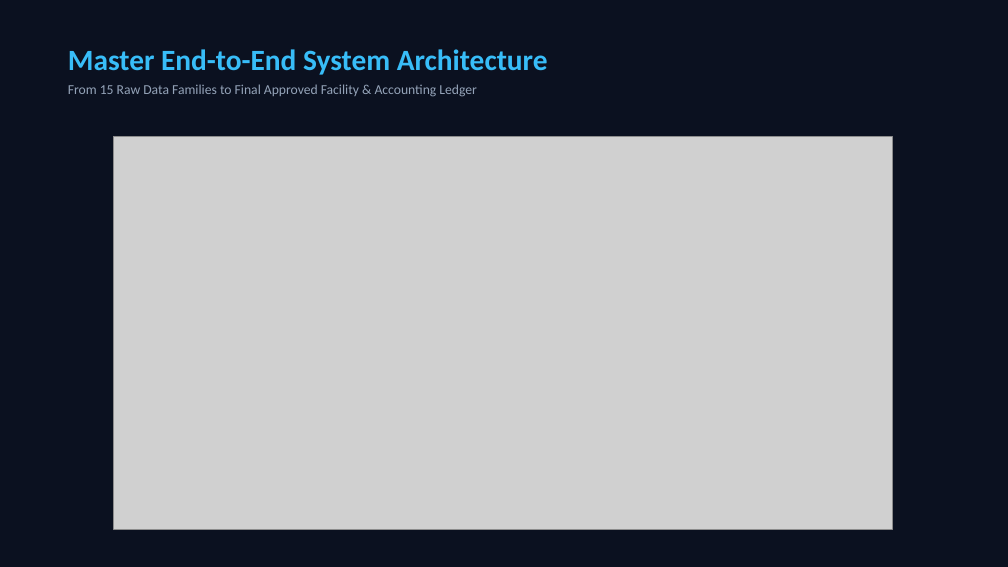
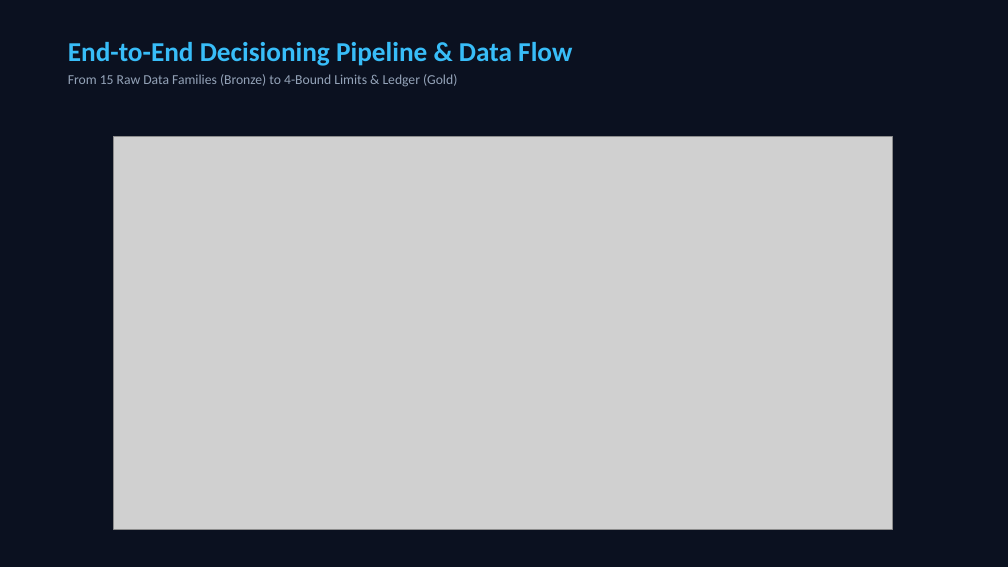
Before and after one commit to khayam1064/AI-CREDIT-SCORING, a slide deck: slide 4 of AI_Credit_Scoring_Conference_Master_Presentation.pptx (slide 3 before the commit). Drawn at 1008x567 pixels with LibreOffice and Linux fonts; fonts in the diff are those of the drawing; grey boxes stand for pictures. Boxes give left, top, right and bottom in pixels: in the first picture for what was removed or moved away, otherwise in the second. Text is boxed around its words. In the diff, an @@ line names an element or a change of style, - is before the commit and + after.

```diff
--- a/AI_Credit_Scoring_Conference_Master_Presentation.pptx
+++ b/AI_Credit_Scoring_Conference_Master_Presentation.pptx
@@ text at [68,42,572,87]: text changed @@
-Master End-to-End System Architecture
-From 15 Raw Data Families to Final Approved Facility & Accounting Ledger
+End-to-End Decisioning Pipeline & Data Flow
+From 15 Raw Data Families (Bronze) to 4-Bound Limits & Ledger (Gold)
```
Also in this commit, not shown: 9 other slides changed, 4 slides added, 2 slides removed, 4 other files.
